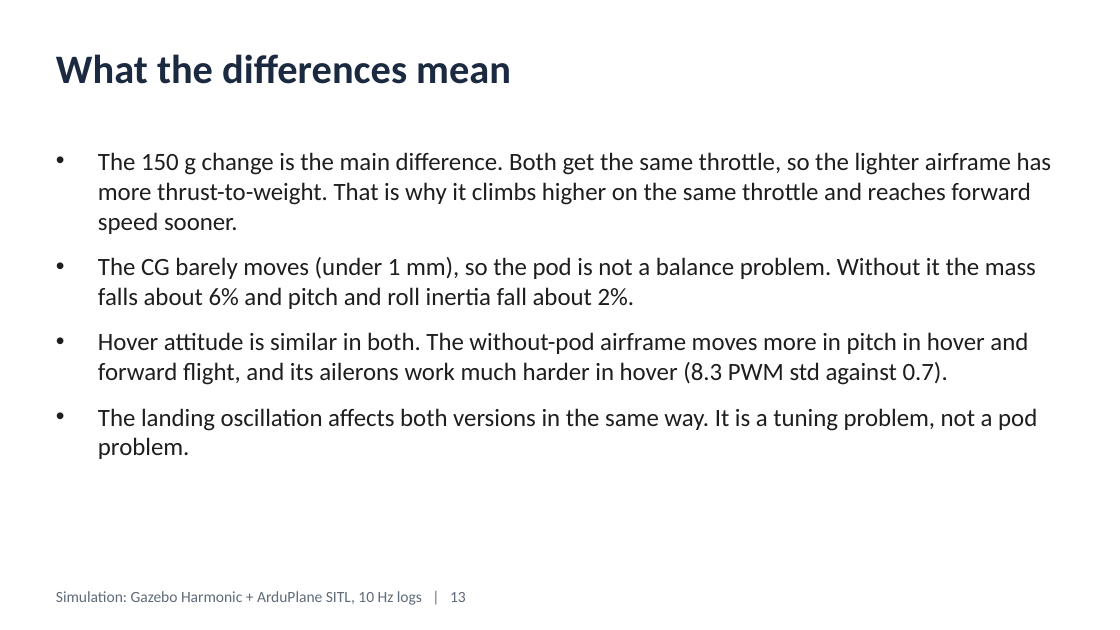
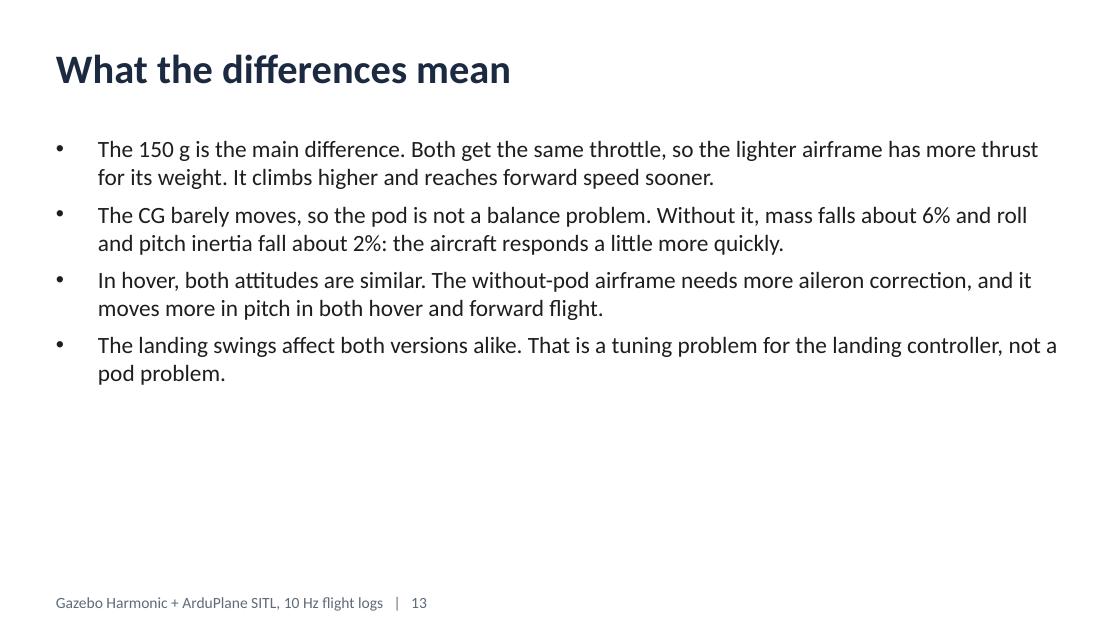
Before and after one commit to nimit0506/StallionAutomation, a slide deck: slide 14 of docs/Stallion_V2_Pod_vs_NoPod_Flight_Dynamics.pptx (slide 13 before the commit). Drawn at 1120x630 pixels with LibreOffice and Linux fonts; fonts in the diff are those of the drawing. Boxes give left, top, right and bottom in pixels: in the first picture for what was removed or moved away, otherwise in the second. Text is boxed around its words. In the diff, an @@ line names an element or a change of style, - is before the commit and + after.

```diff
--- a/docs/Stallion_V2_Pod_vs_NoPod_Flight_Dynamics.pptx
+++ b/docs/Stallion_V2_Pod_vs_NoPod_Flight_Dynamics.pptx
@@ text at [98,140,1057,385]: text changed; size 16 to 15 pt @@
-• The 150 g change is the main difference. Both get the same throttle, so the lighter airframe has more thrust-to-weight. That is why it climbs higher on the same throttle and reaches forward speed sooner.
-• The CG barely moves (under 1 mm), so the pod is not a balance problem. Without it the mass falls about 6% and pitch and roll inertia fall about 2%.
-• Hover attitude is similar in both. The without-pod airframe moves more in pitch in hover and forward flight, and its ailerons work much harder in hover (8.3 PWM std against 0.7).
-• The landing oscillation affects both versions in the same way. It is a tuning problem, not a pod problem.
+• The 150 g is the main difference. Both get the same throttle, so the lighter airframe has more thrust for its weight. It climbs higher and reaches forward speed sooner.
+• The CG barely moves, so the pod is not a balance problem. Without it, mass falls about 6% and roll and pitch inertia fall about 2%: the aircraft responds a little more quickly.
+• In hover, both attitudes are similar. The without-pod airframe needs more aileron correction, and it moves more in pitch in both hover and forward flight.
+• The landing swings affect both versions alike. That is a tuning problem for the landing controller, not a pod problem.
@@ text at [56,597,427,611]: text changed @@
-Simulation: Gazebo Harmonic + ArduPlane SITL, 10 Hz logs | 13
+Gazebo Harmonic + ArduPlane SITL, 10 Hz flight logs | 13
```
Also in this commit, not shown: 11 other slides changed, 3 slides added, 2 slides removed, 1 other file.
